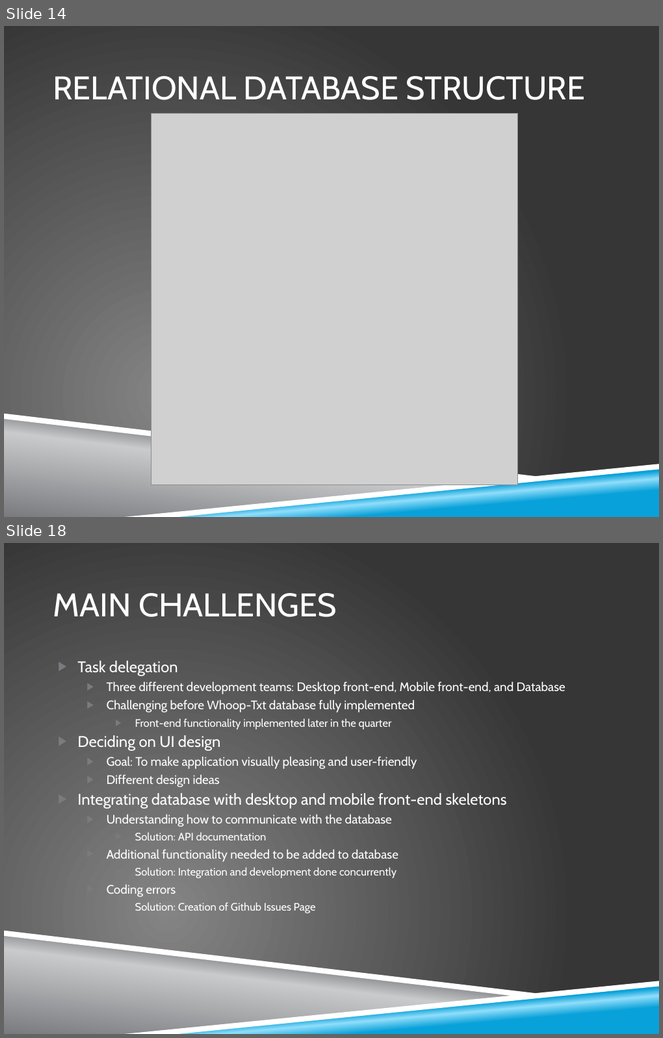
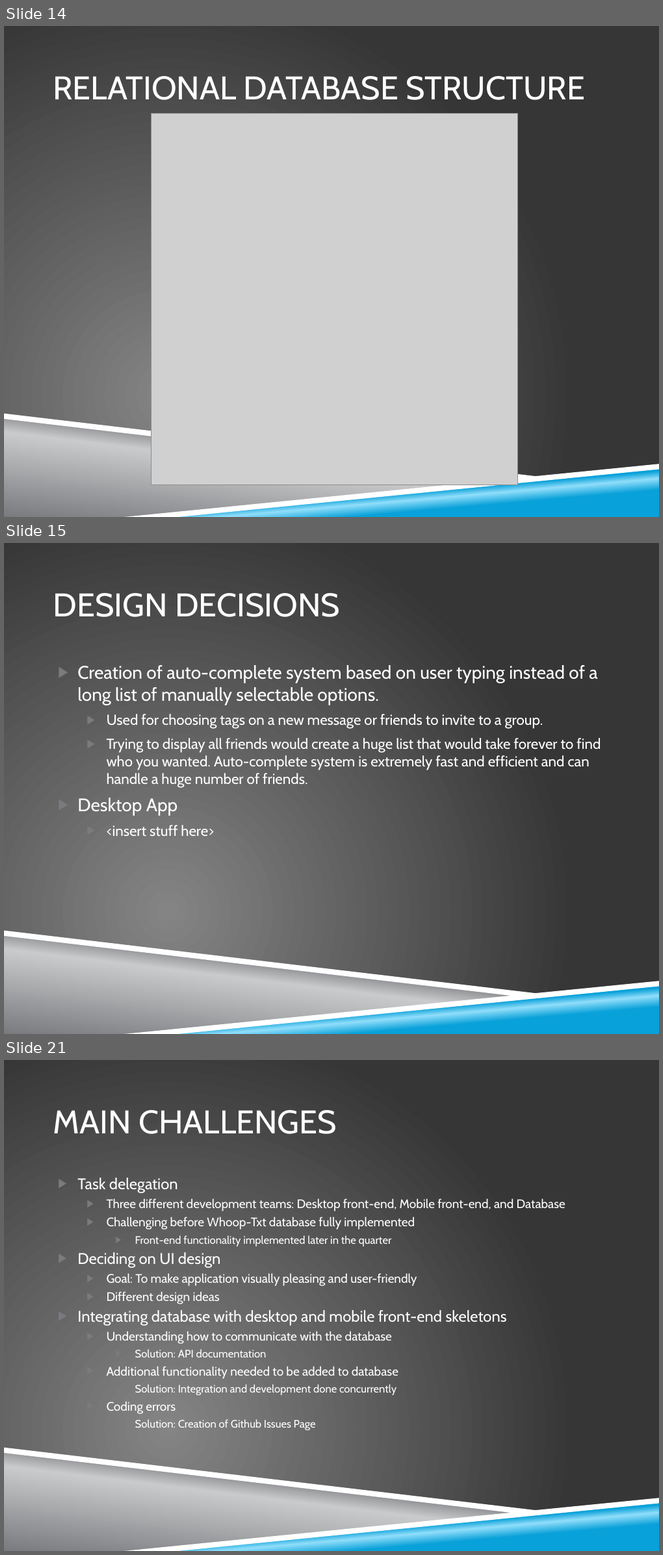
Before and after one commit to zkhalapyan/whoop-txt, a slide deck: doc/final_presentation.pptx. Shown one above the other, each under a label of ours: slides 14 and 18 before the commit, slides 14, 15 and 21 after it; the slides between them are not shown. The pictures are 663x1038 and 663x1555 pixels, drawn with LibreOffice and Linux fonts; fonts in the diff are those of the drawing; grey boxes stand for pictures; background and template pictures are left out. Boxes give left, top, right and bottom in pixels: in the first picture for what was removed or moved away, otherwise in the second. Text is boxed around its words. In the diff, an @@ line names an element or a change of style, - is before the commit and + after.

Commit message:
(Wade) Fixed lots of stuff from mid-term section of presentation, added stuff for front end, testing and issue tracker, etc. Only part that needs to be done still is desktop.

```diff
--- a/doc/final_presentation.pptx
+++ b/doc/final_presentation.pptx
@@ slide 15 added at (4,543,659,1034), background picture (left out); not listed: 4 template elements that a slide beside it also shows @@
@@ title added at (53,593,340,617), 36 pt, text #FFFFFF @@
+DESIGN DECISIONS
@@ text added at (77,665,601,836), 16 pt, text #FFFFFF @@
+▶ Creation of auto-complete system based on user typing instead of a long list of manually selectable options.
+  ▶ Used for choosing tags on a new message or friends to invite to a group.
+  ▶ Trying to display all friends would create a huge list that would take forever to find who you wanted. Auto-complete system is extremely fast and efficient and can handle a huge number of friends.
+▶ Desktop App
+  ▶ <insert stuff here>
@@ what was slide 18 is now slide 21 @@
```
Also in this commit, not shown: 10 slides changed, 2 other slides added.
